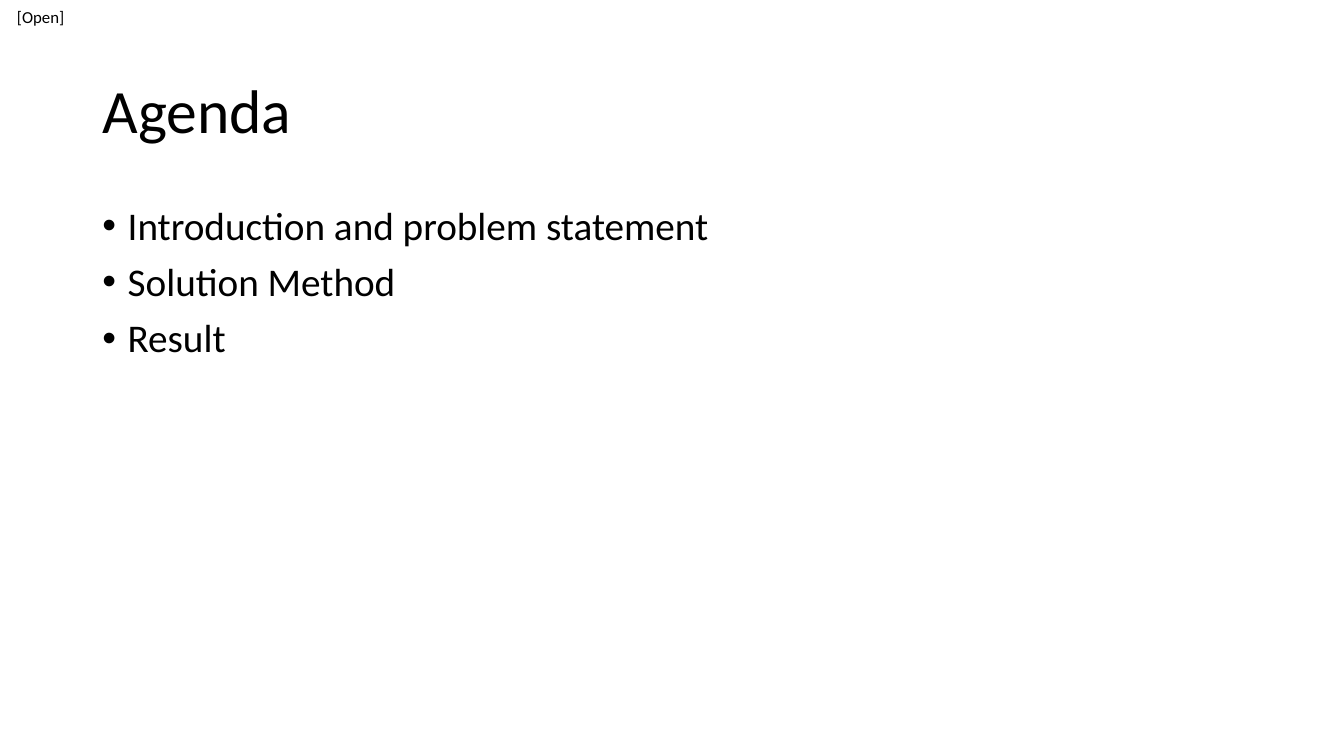
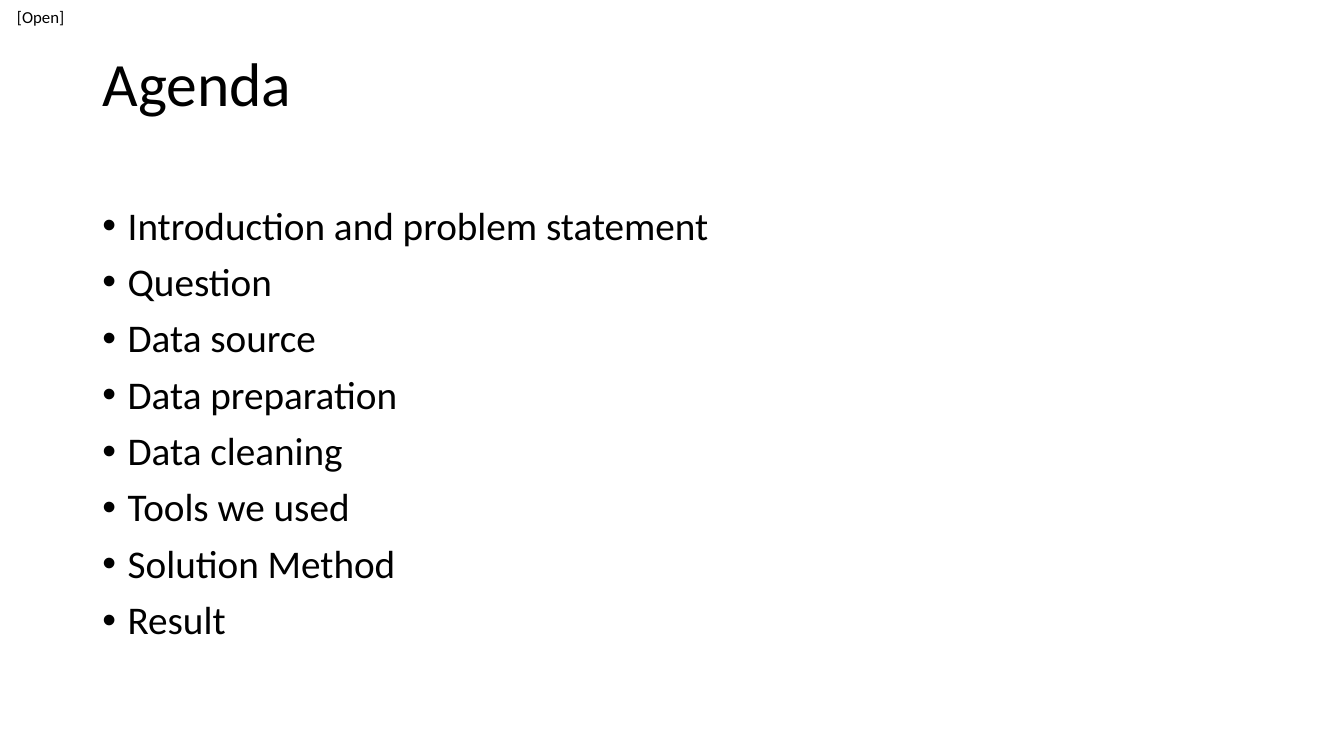
Before and after one commit to makintha/finalproject-group5, a slide deck: slide 2 of Forecasting.pptx. Drawn at 1344x756 pixels with LibreOffice and Linux fonts; fonts in the diff are those of the drawing. Boxes give left, top, right and bottom in pixels: in the first picture for what was removed or moved away, otherwise in the second. Text is boxed around its words. In the diff, an @@ line names an element or a change of style, - is before the commit and + after.

```diff
--- a/Forecasting.pptx
+++ b/Forecasting.pptx
@@ title "Agenda": place and size @@
-title "Agenda" at [102, 90, 291, 144]
+title "Agenda" at [102, 63, 291, 117]
@@ text at [128, 269, 397, 522]: paragraphs added @@
+• Question
+• Data source
+• Data preparation
+• Data cleaning
+• Tools we used
```
Also in this commit, not shown: 8 other files.
